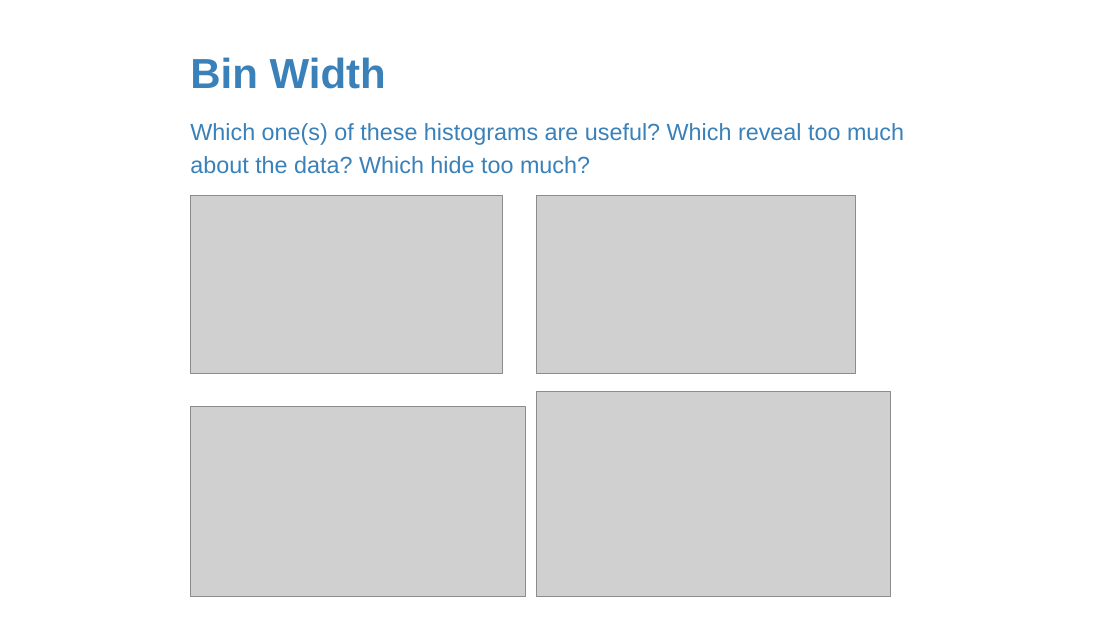
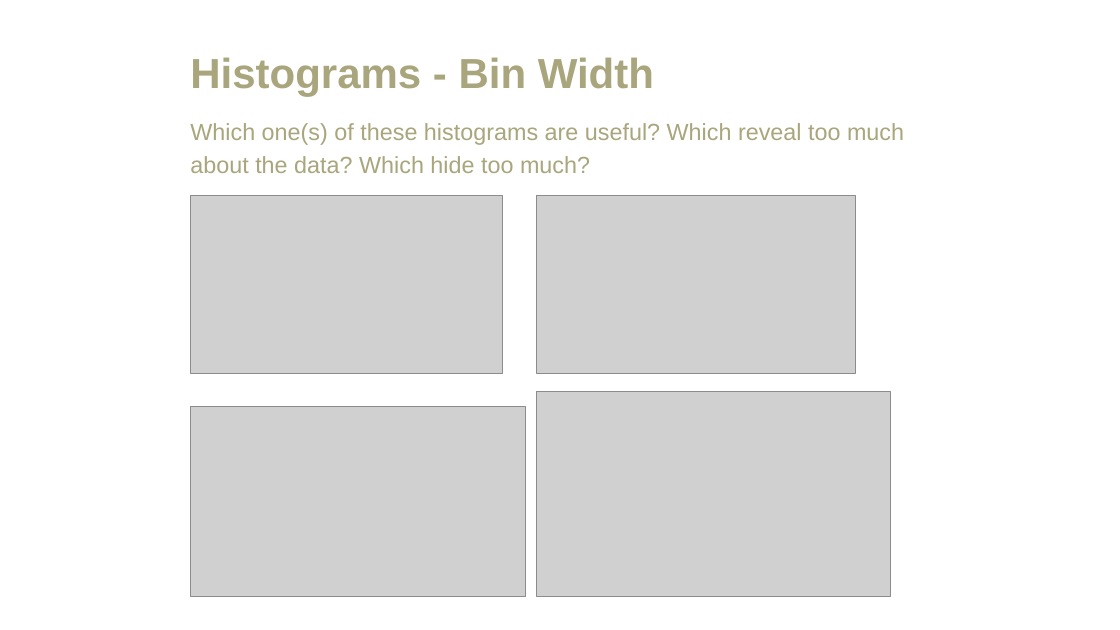
Before and after one commit to amosca01/MATH108-F23, a slide deck: slide 6 of slides/04-summarizing-data.pptx (slide 5 before the commit). Drawn at 1120x630 pixels with LibreOffice and Linux fonts; fonts in the diff are those of the drawing; grey boxes stand for pictures. Boxes give left, top, right and bottom in pixels: in the first picture for what was removed or moved away, otherwise in the second. Text is boxed around its words. In the diff, an @@ line names an element or a change of style, - is before the commit and + after.

```diff
--- a/slides/04-summarizing-data.pptx
+++ b/slides/04-summarizing-data.pptx
@@ title at (x1=190, y1=57, x2=654, y2=96): text changed; text colour #3A81BA to #A9A57C @@
-Bin Width
+Histograms - Bin Width
@@ text "Which one(s) of these histograms ..." at (x1=190, y1=123, x2=904, y2=173): text colour #3A81BA to #A9A57C @@
```
Also in this commit, not shown: 60 other slides changed, 4 slides added, 4 slides removed, 4 other files.
